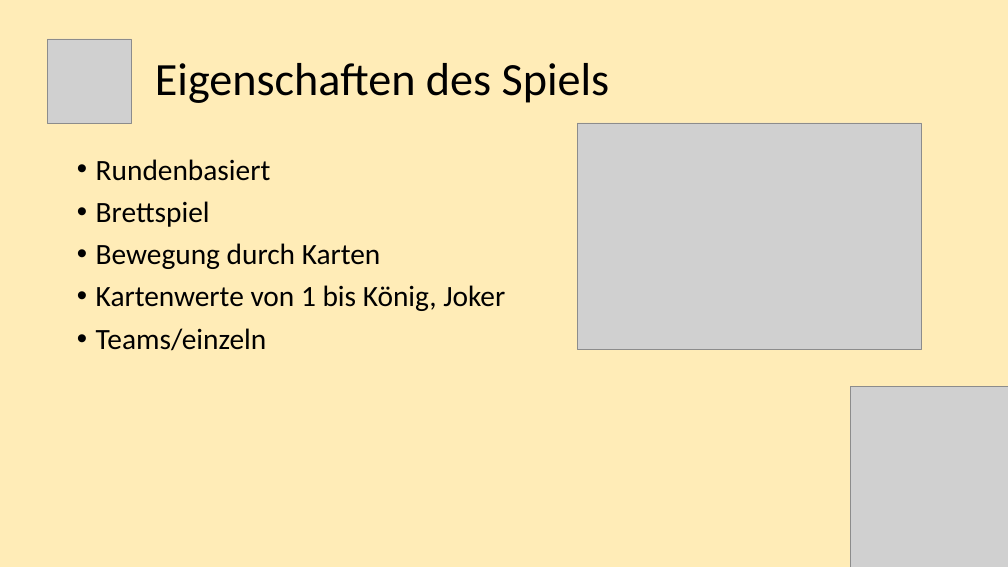
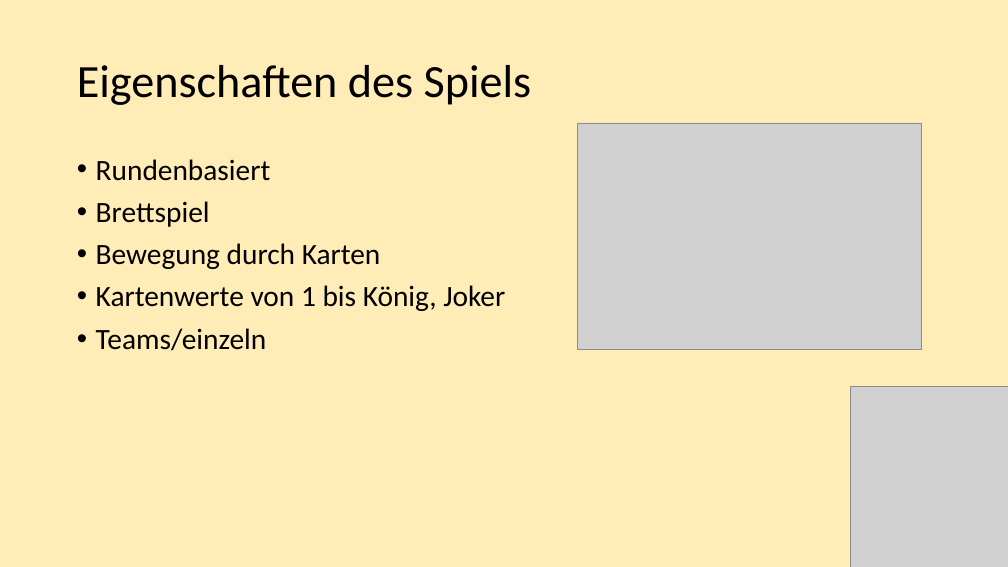
Before and after one commit to ruben-hutter/jDogs, a slide deck: slide 3 of Milestones/Milestone5/Präsentation_MS5.pptx. Drawn at 1008x567 pixels with LibreOffice and Linux fonts; fonts in the diff are those of the drawing; grey boxes stand for pictures. Boxes give left, top, right and bottom in pixels: in the first picture for what was removed or moved away, otherwise in the second. Text is boxed around its words. In the diff, an @@ line names an element or a change of style, - is before the commit and + after.

```diff
--- a/Milestones/Milestone5/Präsentation_MS5.pptx
+++ b/Milestones/Milestone5/Präsentation_MS5.pptx
@@ title "Eigenschaften des Spiels": place and size @@
-title "Eigenschaften des Spiels" at (155,63,610,103)
+title "Eigenschaften des Spiels" at (77,65,532,105)
@@ picture removed at (48,39,132,123) @@
```
Also in this commit, not shown: 8 other slides changed, 1 slide removed.
